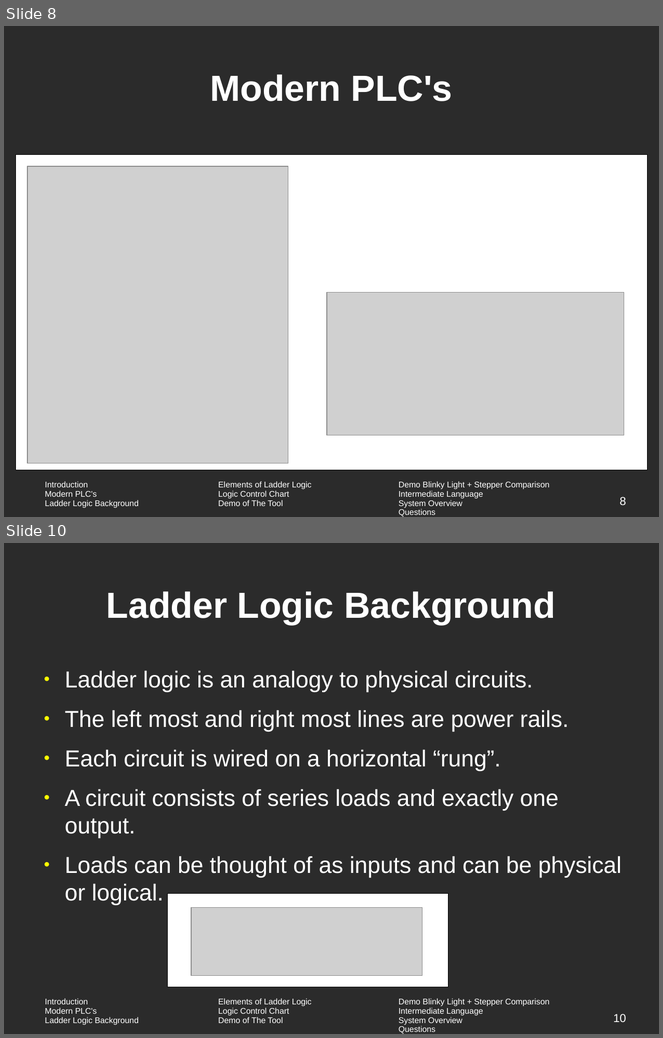
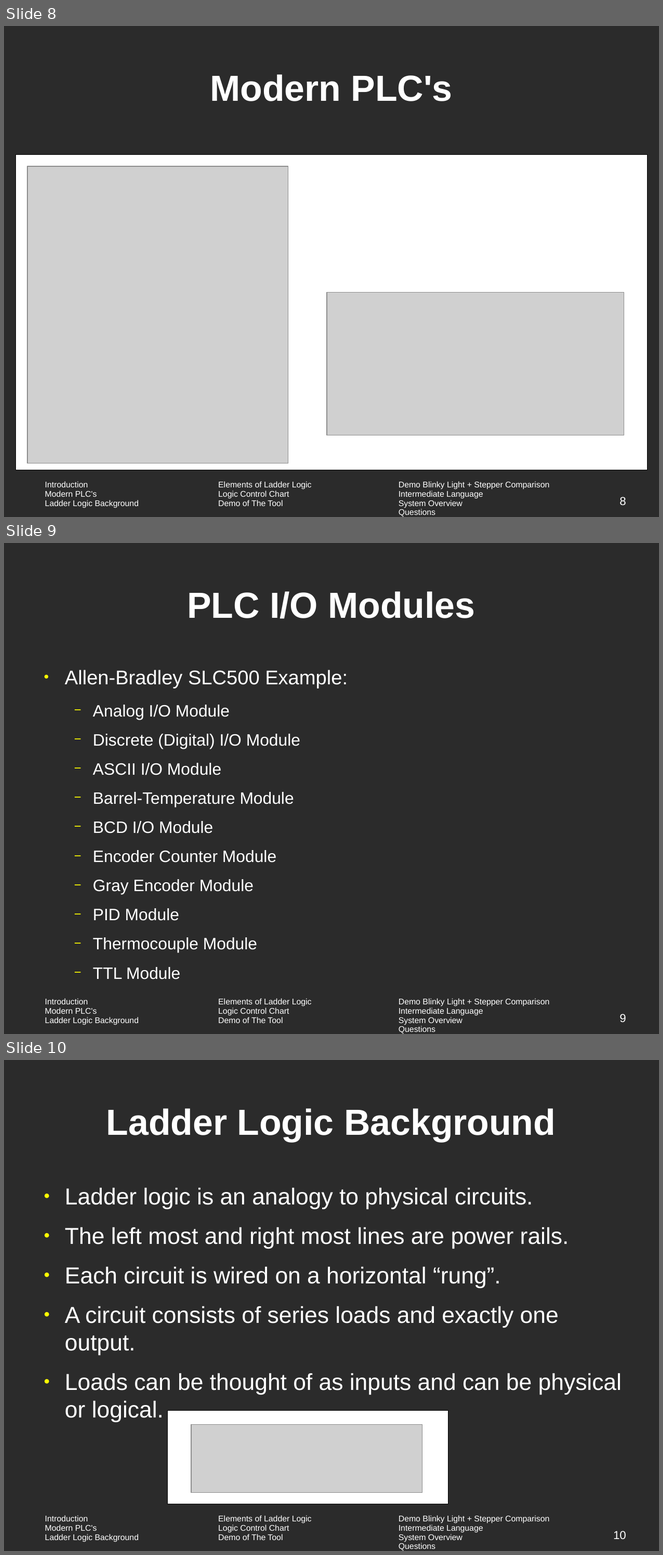
Before and after one commit to vortex-5/plcthesis, a slide deck: presentation/defense.odp. Shown one above the other, each under a label of ours: slides 8 and 10 before the commit, slides 8, 9 and 10 after it; the slides between them are not shown. The pictures are 663x1038 and 663x1555 pixels, drawn with LibreOffice and Linux fonts; fonts in the diff are those of the drawing; grey boxes stand for pictures; background and template pictures are left out; a plain dark background stands for a picture behind light text. Boxes give left, top, right and bottom in pixels: in the first picture for what was removed or moved away, otherwise in the second. Text is boxed around its words. In the diff, an @@ line names an element or a change of style, - is before the commit and + after.

```diff
--- a/presentation/defense.odp
+++ b/presentation/defense.odp
@@ slide 9 added at (4, 543, 659, 1034), background picture (left out); not listed: 1 template element that a slide beside it also shows @@
@@ title added at (187, 591, 475, 619), 44 pt, text #FFFFFF, bold @@
+PLC I/O Modules
@@ text added at (65, 670, 348, 980), 20 pt, text #FFFFFF @@
+● Allen-Bradley SLC500 Example:
+  − Analog I/O Module
+  − Discrete (Digital) I/O Module
+  − ASCII I/O Module
+  − Barrel-Temperature Module
+  − BCD I/O Module
+  − Encoder Counter Module
+  − Gray Encoder Module
+  − PID Module
+  − Thermocouple Module
+  − TTL Module
@@ page number added at (620, 1014, 626, 1022), 14 pt, text #FFFFFF @@
+9
```
Also in this commit, not shown: 1 slide changed, 1 other slide added.
